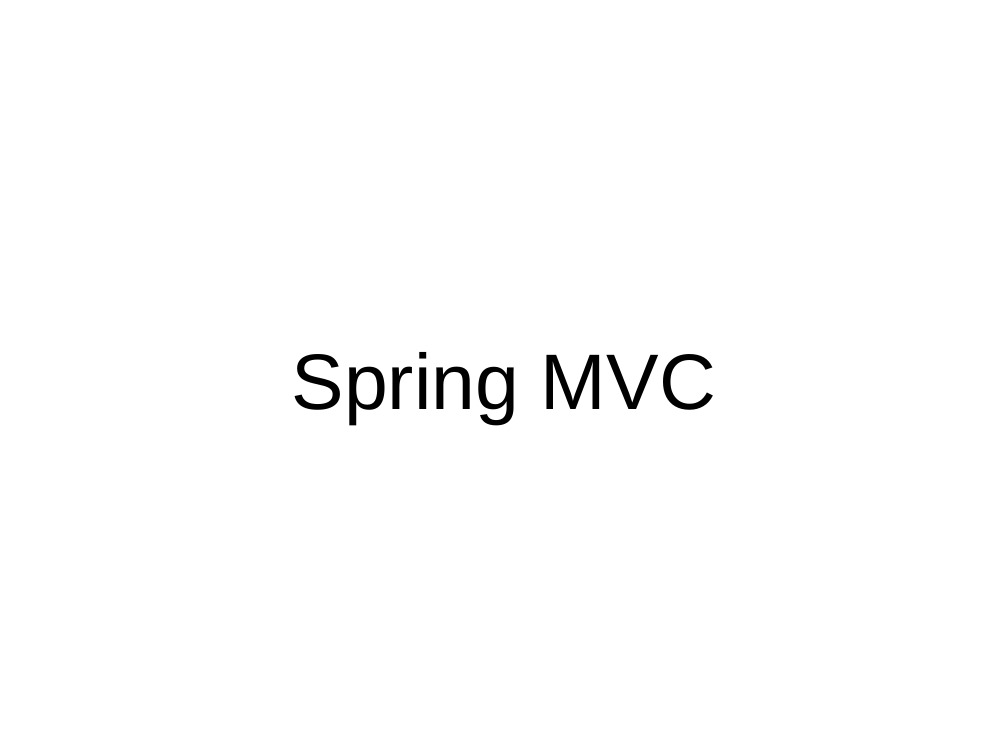
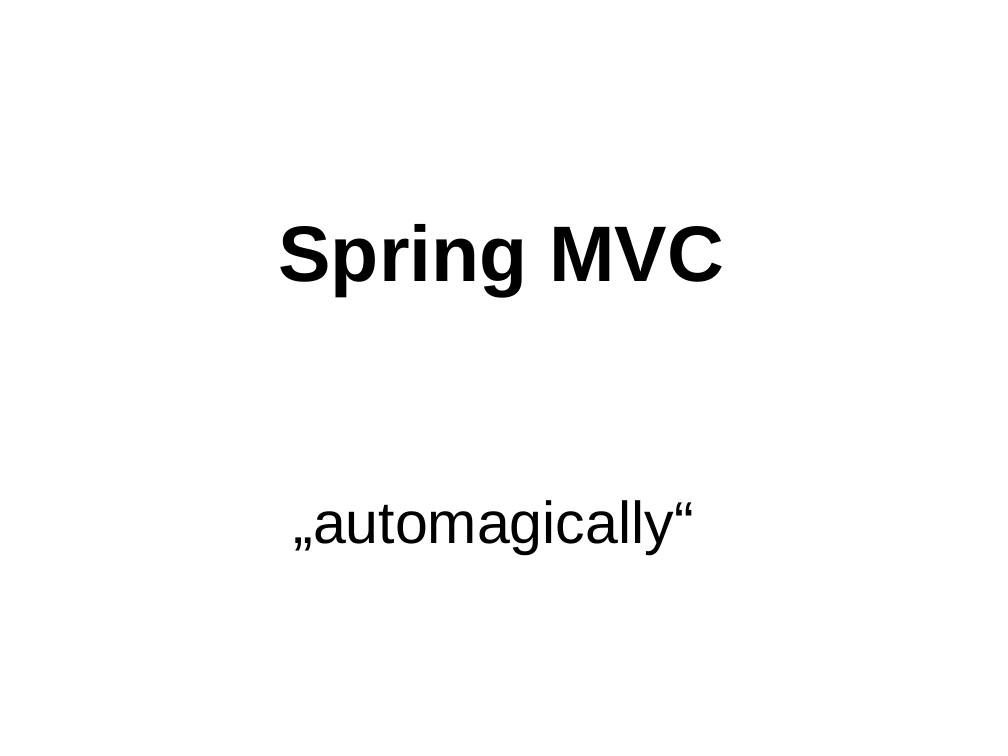
Before and after one commit to scg-unibe-ch/ese2017, a slide deck: slide 7 of slides/3_mvc.pptx (slide 9 before the commit). Drawn at 1008x756 pixels with LibreOffice and Linux fonts; fonts in the diff are those of the drawing. Boxes give left, top, right and bottom in pixels: in the first picture for what was removed or moved away, otherwise in the second. Text is boxed around its words. In the diff, an @@ line names an element or a change of style, - is before the commit and + after.

```diff
--- a/slides/3_mvc.pptx
+++ b/slides/3_mvc.pptx
@@ title "Spring MVC": place and size @@
-title "Spring MVC" at [292,352,716,424]
+title "Spring MVC" at [279,224,724,296]
@@ title "Spring MVC" at [279,224,724,296]: bold on @@
@@ text added at [293,500,693,554], 60 pt, text #000000 @@
+„automagically“
```
Also in this commit, not shown: 5 other slides changed, 2 slides removed.
